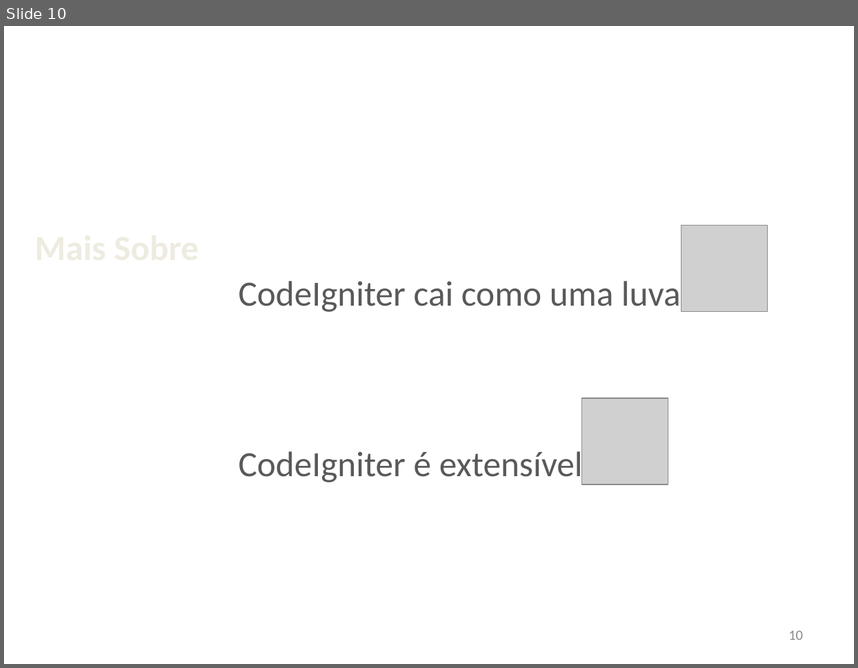
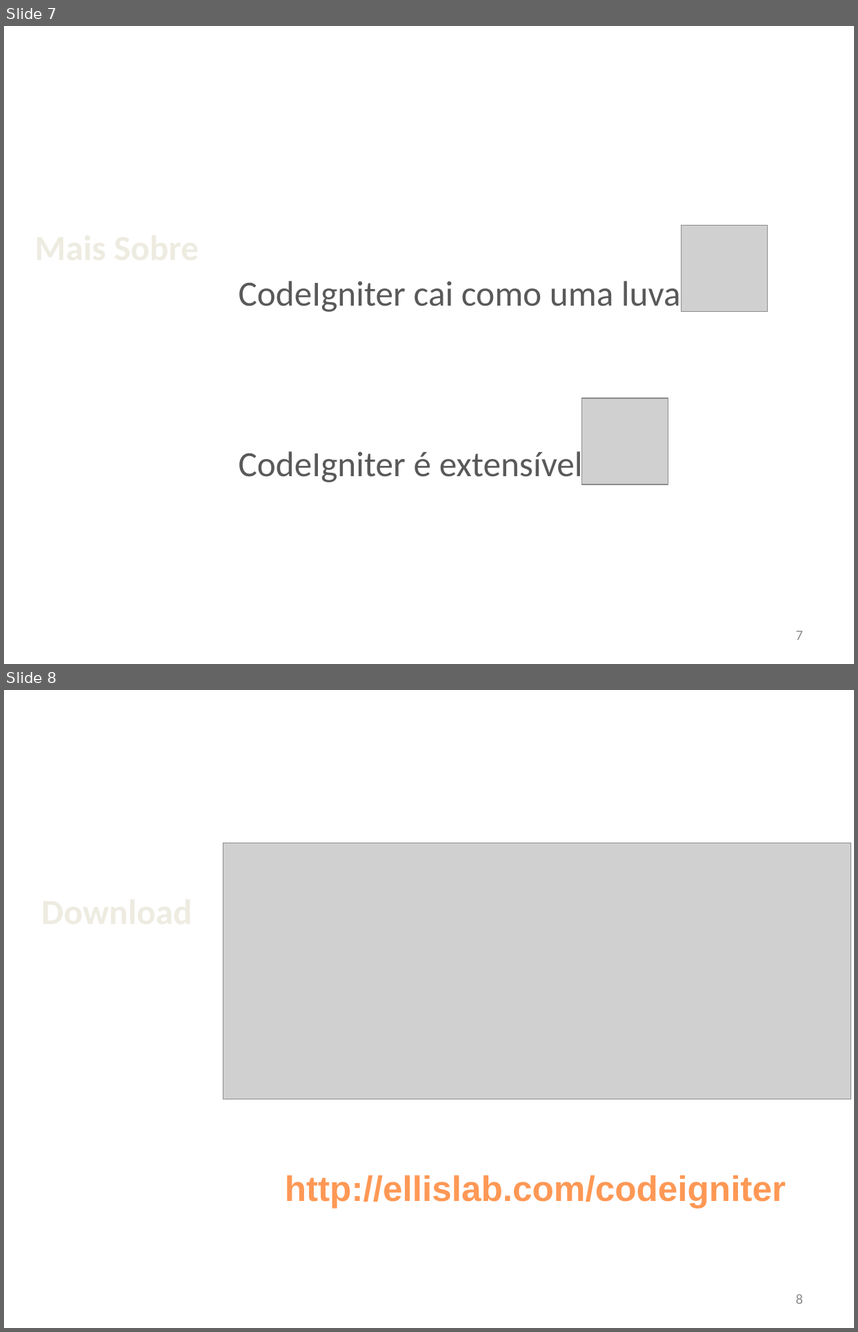
Before and after one commit to EltonGouvea/facul_web, a slide deck: Programacao Web - CodeIgniter.pptx. Shown one above the other, each under a label of ours: slide 10 before the commit, slides 7 and 8 after it. The pictures are 858x668 and 858x1332 pixels, drawn with LibreOffice and Linux fonts; fonts in the diff are those of the drawing; grey boxes stand for pictures; background and template pictures are left out. Boxes give left, top, right and bottom in pixels: in the first picture for what was removed or moved away, otherwise in the second. Text is boxed around its words. In the diff, an @@ line names an element or a change of style, - is before the commit and + after.

```diff
--- a/Programacao Web - CodeIgniter.pptx
+++ b/Programacao Web - CodeIgniter.pptx
@@ slide 8 added at (4,690,854,1328), background picture (left out) @@
@@ picture added at (223,843,851,1099) @@
@@ text added at (23,859,210,962), 30 pt, text #EEECE1, bold @@
+Download
@@ text added at (285,1175,786,1208), 30 pt, text gradient #9D4700 to #FF9856 to #FFF5F1, bold @@
+http://ellislab.com/codeigniter
@@ page number added at (796,1294,803,1303), 12 pt, text #8C8C8C @@
+8
@@ what was slide 10 is now slide 7 @@
@@ page number at (796,630,803,639): text changed @@
-10
+7
```
Also in this commit, not shown: 1 other slide added, 1 slide removed.
